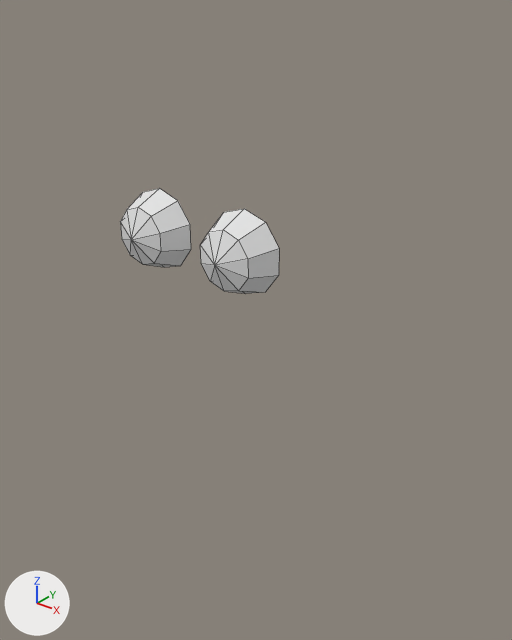
The Blender file Toys/10Min_mine/2025_05/WeirdThing_0520.blend: old version first, new version second.
Camera for both pictures: a 50 mm lens placed at (1.078, -1.295, 1.433), pointed at (0.004, 0.048, 0.6). Arrows for +X, +Y and +Z are at lower left; the lights stay in place. Mesh edges are drawn as thin lines.
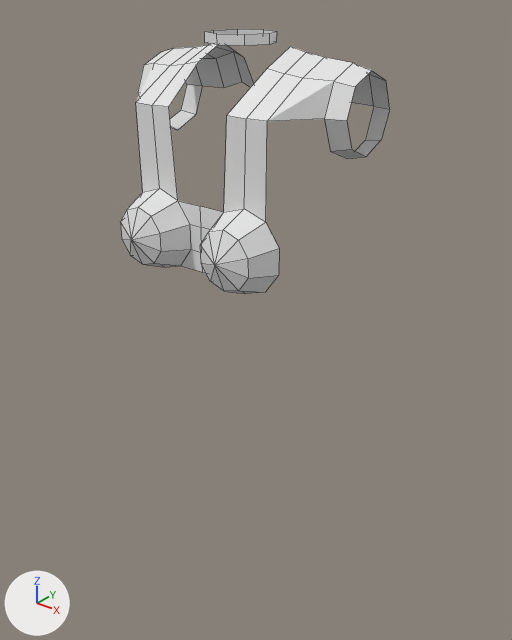
Location of each change, (x1, y1, x2, y2) in pixels of the pictures (512 x 640 px):
```json
{"object": "Circle.001", "change": "reshaped", "before": [120, 188, 279, 294], "after": [120, 29, 390, 294]}
{"part": 1, "of": "me_circle_001", "change": "built on", "after": [136, 29, 390, 273]}
```

Scene script edits in JSON lines:
```json
{"block": "me_circle_001", "where": "# used by ob_circle_001; location = (0.0, 0.0, 0.0)"}
{"op": "remove", "block": "me_circle_001", "code": "me_circle_001.from_pydata(...)  # 42 vertices, 20 faces, 20 loose edges; spans x 0.0..0.37, y -0.25..0.29, z -0.2..1.3"}
{"op": "add", "block": "me_circle_001", "code": "me_circle_001.from_pydata(...)  # 74 vertices, 49 faces, 8 loose edges; spans x 0.0..0.37, y -0.25..0.29, z -0.2..1.32"}
{"block": "me_circle_001", "change": "me_circle_001 part 1"}
{"block": "me_circle_001", "change": "5 vertices are removed from x 0.26, y 0.03..0.23, z 1.17..1.27"}
{"block": "me_circle_001", "change": "12 loose edges are deleted"}
{"block": "me_circle_001", "change": "3 vertices in x 0.26, y 0.06..0.2, z 1.07..1.1 move by (0.0, -0.08, 0.0)"}
{"block": "me_circle_001", "change": "37 vertices are added at x 0.0..0.31, y -0.15..0.16, z 0.8..1.32"}
{"block": "me_circle_001", "change": "29 new faces join them"}
```
